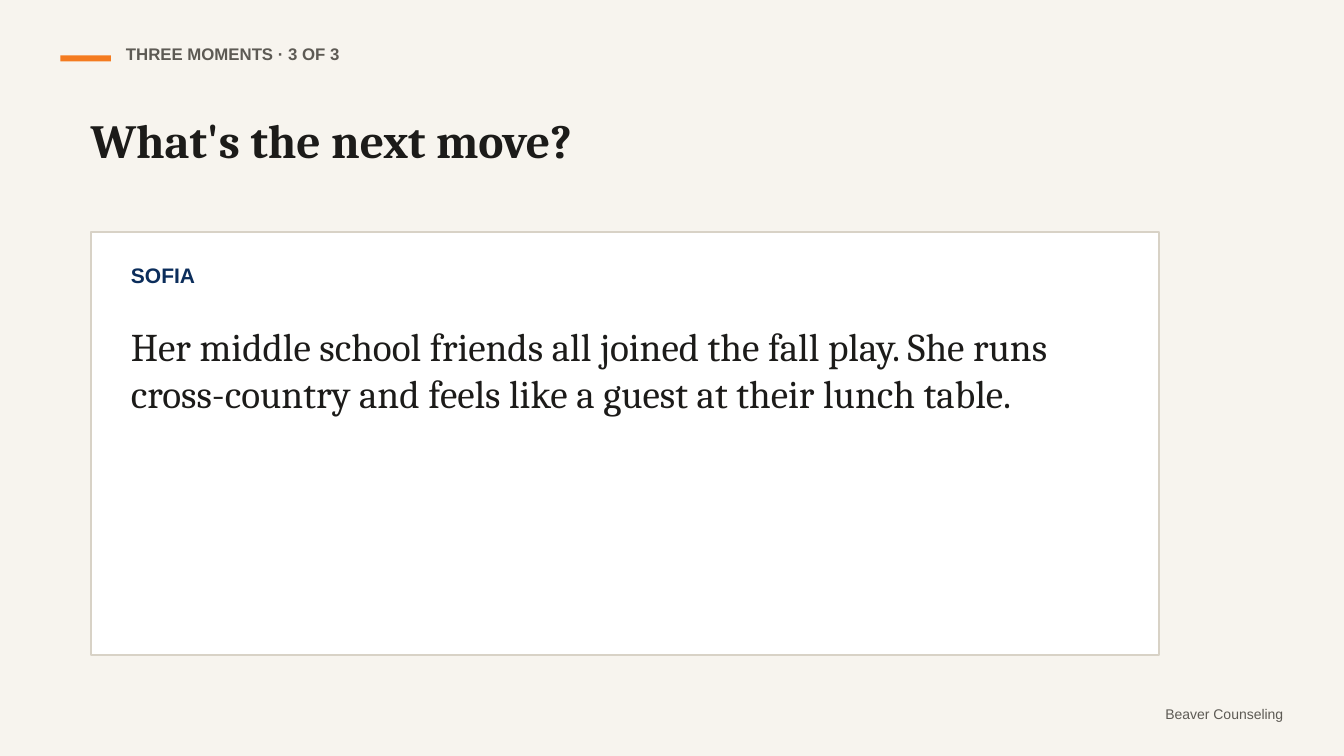
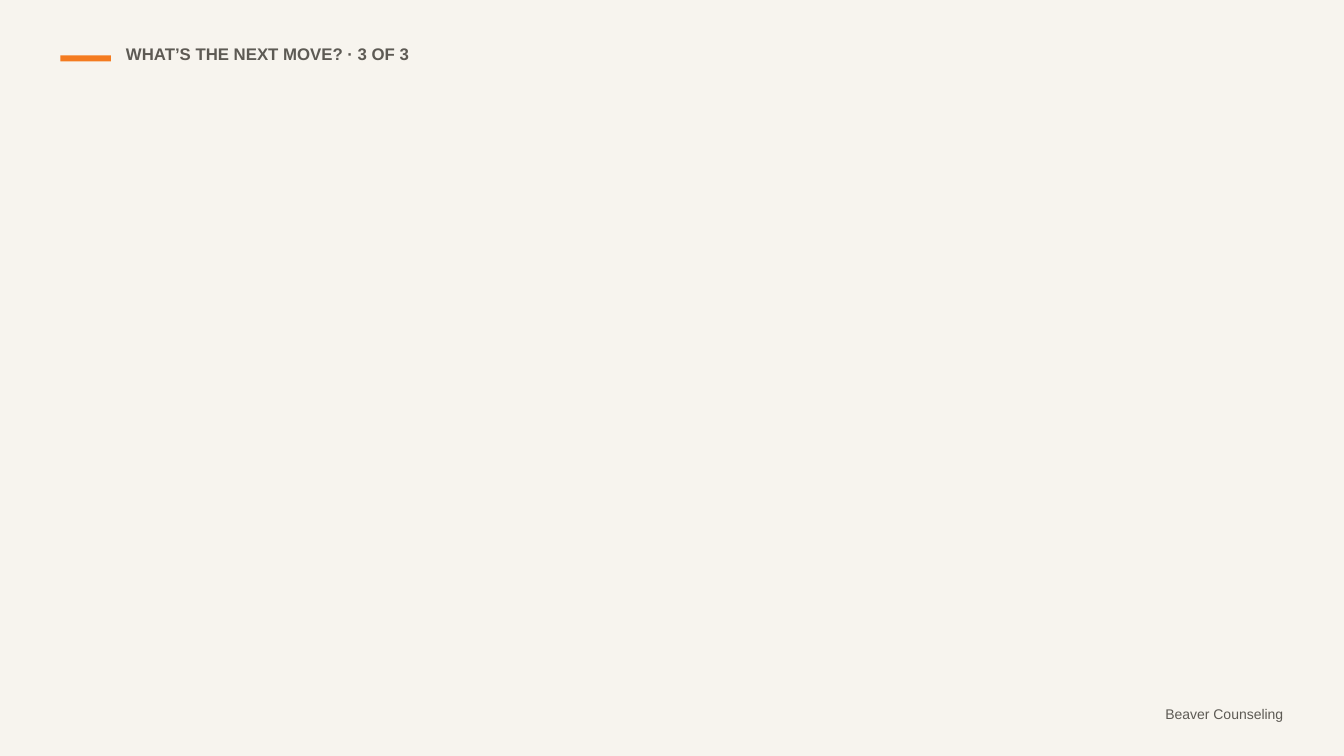
Before and after one commit to rmwtoolkit/bcds-toolkit, a slide deck: slide 21 of decks/finding-your-people-lesson-v2.pptx (slide 11 before the commit). Drawn at 1344x756 pixels with LibreOffice and Linux fonts; fonts in the diff are those of the drawing; background and template pictures are left out. Boxes give left, top, right and bottom in pixels: in the first picture for what was removed or moved away, otherwise in the second. Text is boxed around its words. In the diff, an @@ line names an element or a change of style, - is before the commit and + after.

```diff
--- a/decks/finding-your-people-lesson-v2.pptx
+++ b/decks/finding-your-people-lesson-v2.pptx
@@ text at [126, 48, 409, 60]: text changed @@
-THREE MOMENTS · 3 OF 3
+WHAT’S THE NEXT MOVE? · 3 OF 3
@@ text removed at [91, 124, 572, 159] @@
-What's the next move?
@@ rectangle removed at [91, 232, 1159, 655] @@
@@ text removed at [131, 268, 195, 284] @@
-SOFIA
@@ text removed at [131, 333, 1047, 417] @@
-Her middle school friends all joined the fall play. She runs cross-country and feels like a guest at their lunch table.
```
Also in this commit, not shown: 9 other slides changed, 16 slides added, 4 slides removed, 2 other files.
